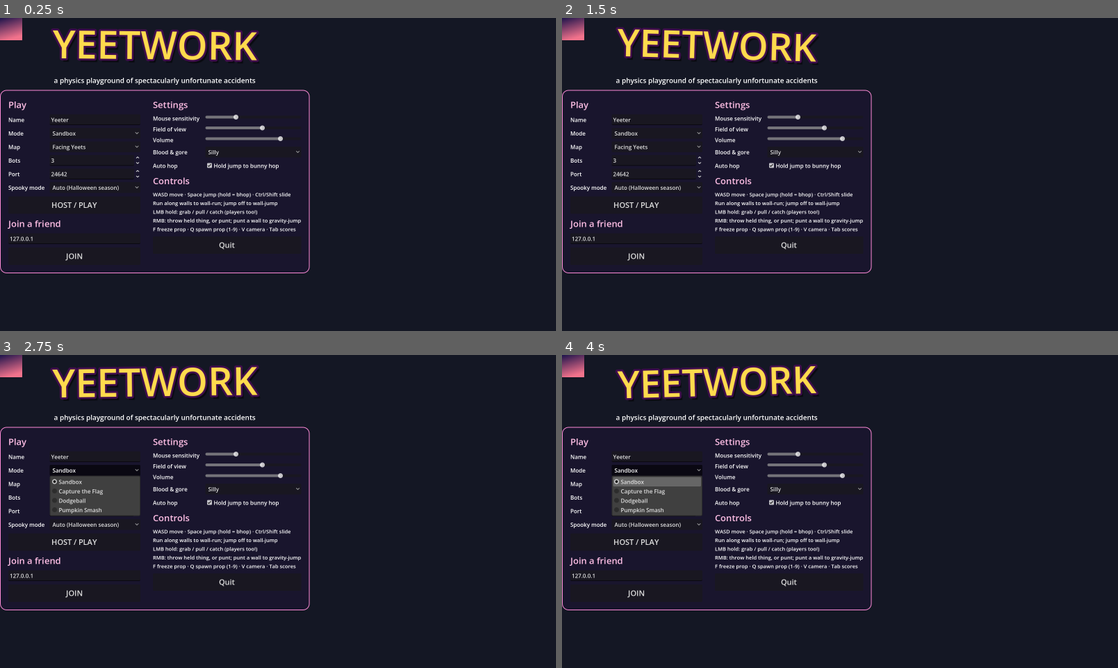
Above: before the commit, frames 1-4 (two rows, left to right).
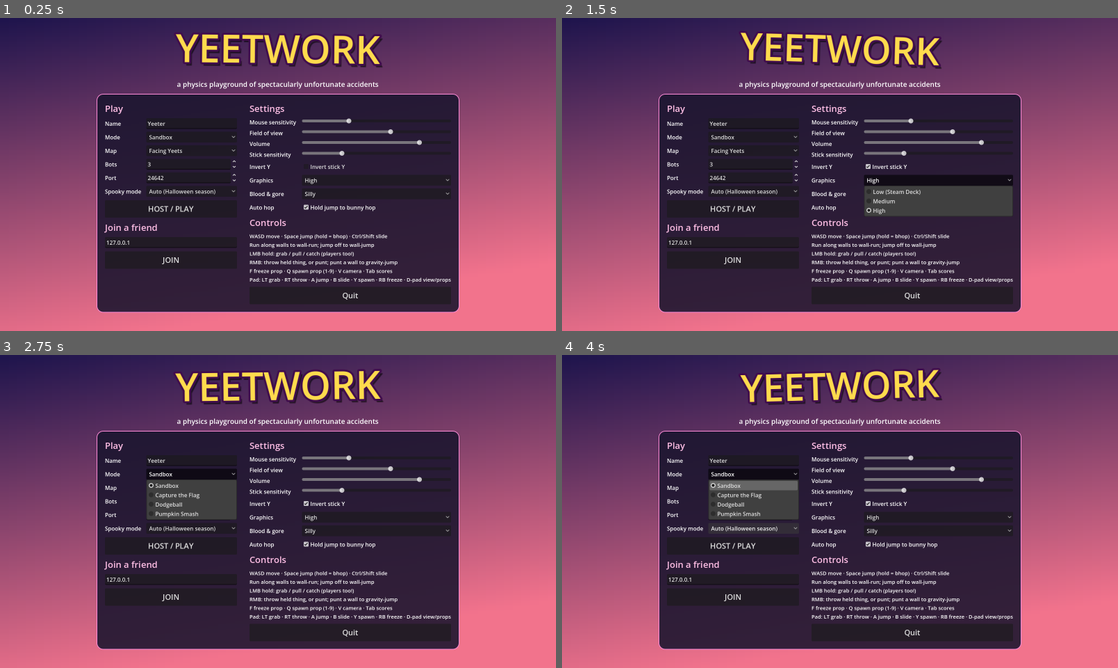
Above: after the commit, the same moments.

Repository: badsadcode/yeetwork
Game: Godot game, scene res://main.tscn
The game is run twice, just before and just after one commit, with the same random seed, the same clock (stepped at 60 frames per second) and the same inputs.
Inputs (mouse positions are in pixels of both pictures, inside the frame that each line leads up to):
- Up to frame 1 (0.25 s): no input
- Up to frame 2 (1.5 s): click (940, 168) at 0.5 s, where only the run after the commit has a clickable "Invert stick Y"; click (940, 180) at 1.25 s, where only the run after the commit has a clickable "High"
- Up to frame 3 (2.75 s): click "Sandbox" at 2 s
- Up to frame 4 (4 s): move the mouse to (962, 495) at 2.77 s; hold D (move_right) 2.78-3.53 s; hold Ctrl (crouch) 2.78-3.53 s; click (962, 495) at 2.92 s; tap Space (jump) at 3.02, 3.32, 3.77 s; tap F (freeze_prop) at 3.05, 3.6 s; move the mouse to (728, 527) at 3.52 s; hold S (move_back) from 3.53 s (still down); tap Mouse wheel down (next_slot) at 3.8 s

The runs differ from the first frame. In frame 1, 70% of the frame differs, in the area x 0-100%, y 0-100%; in frame 2, 72%; in frame 3, 73%; in frame 4, 73%.

Commit message:
Windows/Linux exports, CI builds, Steam Deck support
- export_presets.cfg for Linux x86_64 and Windows (single-file, embedded pck)
- GitHub Actions: gameplay tests + map validation, then Windows/Linux exports
  uploaded as artifacts; tags v* publish a release
- Steam Deck: auto Low graphics preset (FSR 75%, no SDFGI/SSIL/volumetrics),
  Graphics Low/Medium/High setting, stick sensitivity + invert Y, squared stick
  response, D-pad/shoulder bindings, gamepad focus in menus, B closes pause
- Menu fits 1280x800; host's LAN address shown in the pause menu
- --screenshot flag; docs/STEAM_DECK.md install & multiplayer guide

Co-Authored-By: Claude Opus 5.5 <noreply@anthropic.com>
Claude-Session: https://claude.ai/code/session_0158inPvinANtwyDsJ2ShGXm

Diff:
--- a/scripts/core/game.gd
+++ b/scripts/core/game.gd
@@ -47,6 +47,9 @@
 var fov := 100.0
 var gore_level := 1 # 0 = off, 1 = silly, 2 = extreme
 var auto_bhop := true
+var graphics := -1 # 0 = low, 1 = medium, 2 = high; -1 = pick automatically
+var stick_sensitivity := 1.0
+var invert_y := false
 var halloween := 1 # 0 = off, 1 = auto (mid October - early November), 2 = always
 var third_person := false
 var master_volume := 0.8
@@ -67,6 +70,41 @@
 	process_mode = Node.PROCESS_MODE_ALWAYS
 	_setup_input()
 	load_settings()
+	if graphics < 0:
+		graphics = 0 if is_steam_deck() else 2
+	apply_graphics()
+
+
+## Steam sets SteamDeck=1 for games launched on the Deck; SteamOS sets SteamOS=1.
+func is_steam_deck() -> bool:
+	return OS.get_environment("SteamDeck") == "1" or OS.get_environment("SteamOS") == "1"
+
+
+## Viewport-level quality (resolution scale, AA, shadow atlas). The environment side is
+## handled by MapEnvironment and re-applied on settings_changed.
+func apply_graphics() -> void:
+	var vp := get_viewport()
+	if vp == null:
+		return
+	match graphics:
+		0:
+			vp.scaling_3d_mode = Viewport.SCALING_3D_MODE_FSR
+			vp.scaling_3d_scale = 0.75
+			vp.msaa_3d = Viewport.MSAA_DISABLED
+			vp.screen_space_aa = Viewport.SCREEN_SPACE_AA_FXAA
+			RenderingServer.directional_shadow_atlas_set_size(2048, true)
+		1:
+			vp.scaling_3d_mode = Viewport.SCALING_3D_MODE_FSR
+			vp.scaling_3d_scale = 0.9
+			vp.msaa_3d = Viewport.MSAA_DISABLED
+			vp.screen_space_aa = Viewport.SCREEN_SPACE_AA_FXAA
+			RenderingServer.directional_shadow_atlas_set_size(4096, true)
+		_:
+			vp.scaling_3d_mode = Viewport.SCALING_3D_MODE_BILINEAR
+			vp.scaling_3d_scale = 1.0
+			vp.msaa_3d = Viewport.MSAA_2X
+			vp.screen_space_aa = Viewport.SCREEN_SPACE_AA_FXAA
+			RenderingServer.directional_shadow_atlas_set_size(4096, true)
 
 
 func save_settings() -> void:
@@ -77,6 +115,9 @@
 	cfg.set_value("player", "gore", gore_level)
 	cfg.set_value("player", "auto_bhop", auto_bhop)
 	cfg.set_value("match", "halloween", halloween)
+	cfg.set_value("video", "graphics", graphics)
+	cfg.set_value("player", "stick_sensitivity", stick_sensitivity)
+	cfg.set_value("player", "invert_y", invert_y)
 	cfg.set_value("player", "third_person", third_person)
 	cfg.set_value("audio", "volume", master_volume)
 	cfg.set_value("net", "address", join_address)
@@ -85,6 +126,7 @@
 	cfg.set_value("match", "bots", bot_count)
 	cfg.set_value("match", "map", map)
 	cfg.save(SETTINGS_PATH)
+	apply_graphics()
 	settings_changed.emit()
 
 
@@ -98,6 +140,9 @@
 	gore_level = cfg.get_value("player", "gore", gore_level)
 	auto_bhop = cfg.get_value("player", "auto_bhop", auto_bhop)
 	halloween = cfg.get_value("match", "halloween", halloween)
+	graphics = cfg.get_value("video", "graphics", graphics)
+	stick_sensitivity = cfg.get_value("player", "stick_sensitivity", stick_sensitivity)
+	invert_y = cfg.get_value("player", "invert_y", invert_y)
 	third_person = cfg.get_value("player", "third_person", third_person)
 	master_volume = cfg.get_value("audio", "volume", master_volume)
 	join_address = cfg.get_value("net", "address", join_address)
@@ -207,6 +252,12 @@
 	_pad("freeze_prop", JOY_BUTTON_X)
 	_pad("pause", JOY_BUTTON_START)
 	_pad("scoreboard", JOY_BUTTON_BACK)
+	_pad("toggle_view", JOY_BUTTON_DPAD_UP)
+	_pad("suicide", JOY_BUTTON_DPAD_DOWN)
+	_pad("prev_slot", JOY_BUTTON_DPAD_LEFT)
+	_pad("next_slot", JOY_BUTTON_DPAD_RIGHT)
+	_pad("crouch", JOY_BUTTON_LEFT_STICK)
+	_pad("freeze_prop", JOY_BUTTON_RIGHT_SHOULDER)
 	_axis("move_forward", JOY_AXIS_LEFT_Y, -1.0)
 	_axis("move_back", JOY_AXIS_LEFT_Y, 1.0)
 	_axis("move_left", JOY_AXIS_LEFT_X, -1.0)
--- a/scripts/core/main.gd
+++ b/scripts/core/main.gd
@@ -4,6 +4,7 @@
 ##
 ## Command line (after `--`):  --host  --join <ip>  --mode sandbox|ctf|dodgeball
 ##   --bots <n>  --port <n>  --name <name>  --autotest <seconds>  (quit after N seconds)
+##   --screenshot <png> (save a screenshot after 2.5 s, then quit)
 ##   --map prime|facing|<map name in res://maps>  --validate (check a map, then quit)  --test (gameplay smoke tests)  --tour <dir> [--tour-mode destruction]  (save screenshots from fixed viewpoints, then quit)
 
 var menu: MainMenu
@@ -14,6 +15,8 @@
 var _tour_mode := ""
 var _test := false
 var _validate := false
+var _shot_path := ""
+var _shot_time := 0.0
 
 
 func _ready() -> void:
@@ -73,6 +76,9 @@
 			"--tour":
 				_tour_dir = next
 				i += 1
+			"--screenshot":
+				_shot_path = next
+				i += 1
 			"--tour-mode":
 				_tour_mode = next
 				i += 1
@@ -90,6 +96,12 @@
 
 
 func _process(delta: float) -> void:
+	if _shot_path != "":
+		_shot_time += delta
+		if _shot_time > 2.5:
+			get_viewport().get_texture().get_image().save_png(_shot_path)
+			print("Saved ", _shot_path)
+			get_tree().quit()
 	if _autotest > 0.0:
 		_autotest_elapsed += delta
 		if _autotest_elapsed >= _autotest:
--- a/scripts/player/player.gd
+++ b/scripts/player/player.gd
@@ -301,8 +301,11 @@
 	# Gamepad look.
 	var look := Input.get_vector("look_left", "look_right", "look_up", "look_down")
 	if look.length() > 0.05:
-		yaw -= look.x * 3.2 * get_physics_process_delta_time()
-		pitch = clampf(pitch - look.y * 2.4 * get_physics_process_delta_time(), -1.55, 1.55)
+		# Squared response curve: precise small corrections, fast full turns.
+		var curved := look * look.length()
+		var inv := -1.0 if Game.invert_y else 1.0
+		yaw -= curved.x * 4.0 * Game.stick_sensitivity * get_physics_process_delta_time()
+		pitch = clampf(pitch - curved.y * inv * 2.8 * Game.stick_sensitivity * get_physics_process_delta_time(), -1.55, 1.55)
 	cmd.move = Vector2(Input.get_axis("move_left", "move_right"), Input.get_axis("move_back", "move_forward"))
 	var jump_now := Input.is_action_pressed("jump")
 	cmd.jump_pressed = jump_now and not _jump_held_last
--- a/scripts/ui/hud.gd
+++ b/scripts/ui/hud.gd
@@ -38,12 +38,13 @@
 var _aim_state := 0 # 0 nothing, 1 grabbable, 2 holding
 var _help_time := 14.0
 var _paused := false
+var _resume_button: Button
 
 
 func _ready() -> void:
 	layer = 10
 	_root = Control.new()
-	_root.set_anchors_preset(Control.PRESET_FULL_RECT)
+	_root.set_anchors_and_offsets_preset(Control.PRESET_FULL_RECT)
 	_root.mouse_filter = Control.MOUSE_FILTER_IGNORE
 	add_child(_root)
 
@@ -214,11 +215,18 @@
 	title.text = "PAUSED (the chaos is not)"
 	title.horizontal_alignment = HORIZONTAL_ALIGNMENT_CENTER
 	v.add_child(title)
+	if multiplayer.is_server() and not (multiplayer.multiplayer_peer is OfflineMultiplayerPeer):
+		var host_info := _label(18, Color(0.7, 1.0, 0.75))
+		host_info.text = "Hosting · friends join: %s  (port %d)" % [", ".join(_lan_addresses()), Game.port]
+		host_info.horizontal_alignment = HORIZONTAL_ALIGNMENT_CENTER
+		host_info.autowrap_mode = TextServer.AUTOWRAP_WORD_SMART
+		v.add_child(host_info)
 	v.add_child(SettingsForm.build_settings_controls())
 	var resume := Button.new()
 	resume.text = "Resume"
 	resume.custom_minimum_size.y = 44
 	resume.pressed.connect(func(): set_paused(false))
+	_resume_button = resume
 	v.add_child(resume)
 	var leave := Button.new()
 	leave.text = "Leave match"
@@ -227,16 +235,29 @@
 	v.add_child(leave)
 
 
+## Private network addresses of this machine (what friends on the same network type in).
+func _lan_addresses() -> PackedStringArray:
+	var out := PackedStringArray()
+	for ip in IP.get_local_addresses():
+		if ip.begins_with("192.168.") or ip.begins_with("10.") or ip.begins_with("100.") or (ip.begins_with("172.") and ip.split(".")[1].to_int() >= 16 and ip.split(".")[1].to_int() <= 31):
+			out.append(ip)
+	if out.is_empty():
+		out.append("127.0.0.1")
+	return out
+
+
 func set_paused(p: bool) -> void:
 	_paused = p
 	_pause.visible = p
+	if p and _resume_button:
+		_resume_button.grab_focus.call_deferred()
 	Input.mouse_mode = Input.MOUSE_MODE_VISIBLE if p else Input.MOUSE_MODE_CAPTURED
 	if not p:
 		Game.save_settings()
 
 
 func _unhandled_input(event: InputEvent) -> void:
-	if event.is_action_pressed("pause"):
+	if event.is_action_pressed("pause") or (_paused and event.is_action_pressed("ui_cancel") and event is InputEventJoypadButton):
 		set_paused(not _paused)
 		get_viewport().set_input_as_handled()
 	elif event is InputEventMouseButton and event.pressed and not _paused and Input.mouse_mode != Input.MOUSE_MODE_CAPTURED:
--- a/scripts/ui/main_menu.gd
+++ b/scripts/ui/main_menu.gd
@@ -19,9 +19,7 @@
 
 
 func _ready() -> void:
-	set_anchors_preset(Control.PRESET_FULL_RECT)
-	var bg := ColorRect.new()
-	bg.set_anchors_preset(Control.PRESET_FULL_RECT)
+	set_anchors_and_offsets_preset(Control.PRESET_FULL_RECT)
 	var grad := GradientTexture2D.new()
 	var g := Gradient.new()
 	g.set_color(0, Color(0.12, 0.08, 0.3))
@@ -31,21 +29,23 @@
 	grad.fill_to = Vector2(0.3, 1)
 	var tr := TextureRect.new()
 	tr.texture = grad
-	tr.set_anchors_preset(Control.PRESET_FULL_RECT)
+	tr.set_anchors_and_offsets_preset(Control.PRESET_FULL_RECT)
+	tr.expand_mode = TextureRect.EXPAND_IGNORE_SIZE
 	tr.stretch_mode = TextureRect.STRETCH_SCALE
 	add_child(tr)
 
 	var center := CenterContainer.new()
-	center.set_anchors_preset(Control.PRESET_FULL_RECT)
+	center.set_anchors_and_offsets_preset(Control.PRESET_FULL_RECT)
 	add_child(center)
 	var col := VBoxContainer.new()
-	col.add_theme_constant_override("separation", 14)
+	var compact := get_viewport_rect().size.y < 880.0 # Steam Deck is 1280x800
+	col.add_theme_constant_override("separation", 6 if compact else 14)
 	center.add_child(col)
 
 	_title = Label.new()
 	_title.text = "YEETWORK"
 	var ls := LabelSettings.new()
-	ls.font_size = 110
+	ls.font_size = 72 if compact else 110
 	ls.font_color = Color(1, 0.86, 0.3)
 	ls.outline_size = 22
 	ls.outline_color = Color(0.25, 0.05, 0.3)
@@ -65,7 +65,7 @@
 	var sb := StyleBoxFlat.new()
 	sb.bg_color = Color(0.1, 0.08, 0.18, 0.88)
 	sb.set_corner_radius_all(18)
-	sb.set_content_margin_all(24)
+	sb.set_content_margin_all(16 if compact else 24)
 	sb.border_color = Color(1, 0.55, 0.85)
 	sb.set_border_width_all(2)
 	panel.add_theme_stylebox_override("panel", sb)
@@ -118,6 +118,7 @@
 	_spooky.selected = Game.halloween
 	_field(grid, "Spooky mode", _spooky)
 	var host := _button(left, "HOST / PLAY")
+	host.ready.connect(host.grab_focus, CONNECT_ONE_SHOT | CONNECT_DEFERRED)
 	host.pressed.connect(func():
 		_store()
 		host_pressed.emit())
@@ -140,7 +141,7 @@
 	right.add_child(SettingsForm.build_settings_controls())
 	_header(right, "Controls")
 	var help := Label.new()
-	help.text = "WASD move · Space jump (hold = bhop) · Ctrl/Sh …(188 unchanged characters)… spawn prop (1-9) · V camera · Tab scores"
+	help.text = "WASD move · Space jump (hold = bhop) · Ctrl/Sh …(188 unchanged characters)… spawn prop (1-9) · V camera · Tab scores\nPad: LT grab · RT throw · A jump · B slide · Y spawn · RB freeze · D-pad view/props"
 	help.add_theme_font_size_override("font_size", 15)
 	right.add_child(help)
 	var quit := _button(right, "Quit")
--- a/scripts/ui/settings_form.gd
+++ b/scripts/ui/settings_form.gd
@@ -14,6 +14,21 @@
 	_row(g, "Volume", _slider(0.0, 1.0, 0.01, Game.master_volume, func(v):
 		Game.master_volume = v
 		Game.apply_audio()))
+	_row(g, "Stick sensitivity", _slider(0.3, 3.0, 0.05, Game.stick_sensitivity, func(v): Game.stick_sensitivity = v))
+	var inv := CheckBox.new()
+	inv.text = "Invert stick Y"
+	inv.button_pressed = Game.invert_y
+	inv.toggled.connect(func(on): Game.invert_y = on)
+	_row(g, "Invert Y", inv)
+	var gfx := OptionButton.new()
+	for item in ["Low (Steam Deck)", "Medium", "High"]:
+		gfx.add_item(item)
+	gfx.selected = clampi(Game.graphics, 0, 2)
+	gfx.item_selected.connect(func(i):
+		Game.graphics = i
+		Game.apply_graphics()
+		Game.settings_changed.emit())
+	_row(g, "Graphics", gfx)
 	var gore := OptionButton.new()
 	for item in ["Off (confetti)", "Silly", "EXTREME"]:
 		gore.add_item(item)
--- a/scripts/world/arena.gd
+++ b/scripts/world/arena.gd
@@ -339,6 +339,11 @@
 		preset = "halloween"
 	for n in MapEnvironment.build(preset, settings):
 		add_child(n)
+		if n is WorldEnvironment:
+			var we := n as WorldEnvironment
+			Game.settings_changed.connect(func():
+				if is_instance_valid(we):
+					MapEnvironment.apply_quality(we.environment, preset))
 	if Game.spooky:
 		_spooky_extras()
 
--- a/scripts/world/map_environment.gd
+++ b/scripts/world/map_environment.gd
@@ -6,6 +6,25 @@
 ##   sunset - warm golden hour (default)      day   - bright, saturated, blue sky
 ##   night  - cool moonlight, deep blue sky   space - starfield, nebula and a planet
 ##   halloween - purple dusk, orange horizon, big moon, thick fog (spooky mode)
+
+
+## Quality tiers on top of a preset. Low (Steam Deck) drops the expensive GI and fog
+## passes and compensates with a little more ambient so the look stays bright.
+static func apply_quality(env: Environment, preset: String) -> void:
+	var q: int = Game.graphics if Game.graphics >= 0 else 2
+	env.sdfgi_enabled = q >= 2
+	env.ssil_enabled = q >= 1
+	env.ssao_enabled = true
+	env.ssao_detail = 0.3 if q >= 2 else 0.0
+	env.glow_enabled = true
+	var fog_d: float = env.get_meta("vol_fog", env.volumetric_fog_density)
+	env.set_meta("vol_fog", fog_d)
+	env.volumetric_fog_enabled = q >= 1 and fog_d > 0.0
+	var amb: float = env.get_meta("ambient", env.ambient_light_energy)
+	env.set_meta("ambient", amb)
+	env.ambient_light_energy = amb * (1.0 if q >= 2 else 1.25)
+	if q == 0 and preset in ["halloween", "night"]:
+		env.fog_density = maxf(env.fog_density, 0.012) # keep the spooky haze without volumetrics
 
 
 ## Returns [WorldEnvironment, sun, fill] ready to add to the scene. `settings` may be a
@@ -143,6 +162,7 @@
 		"day":
 			env.volumetric_fog_density = 0.001
 			env.adjustment_saturation = 1.15
+	apply_quality(env, preset)
 	var we := WorldEnvironment.new()
 	we.environment = env
 
@@ -153,7 +173,8 @@
 	sun.light_angular_distance = 2.0 # soft penumbras
 	sun.shadow_enabled = true
 	sun.shadow_blur = 1.8
-	sun.directional_shadow_max_distance = 160.0
+	sun.directional_shadow_max_distance = 160.0 if Game.graphics >= 1 else 90.0
+	sun.directional_shadow_mode = DirectionalLight3D.SHADOW_PARALLEL_4_SPLITS if Game.graphics >= 1 else DirectionalLight3D.SHADOW_PARALLEL_2_SPLITS
 	# Cool bounce/fill from the opposite side so shadows read blue rather than grey.
 	var fill := DirectionalLight3D.new()
 	fill.rotation_degrees = Vector3(-25, sun_rot.y + 180.0, 0)
Not shown, added: export_presets.cfg
Not shown, added: .github/workflows/build.yml
Not shown, changed: .gitignore
Not shown, changed: README.md
Not shown, added: docs/STEAM_DECK.md
